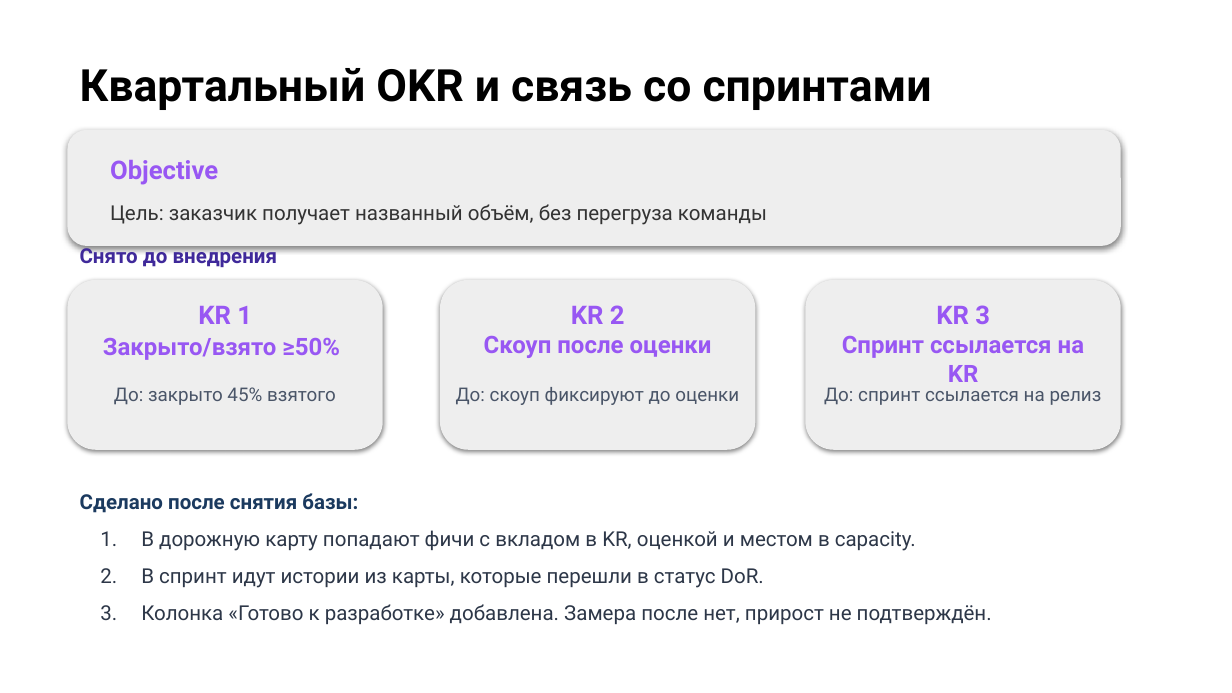
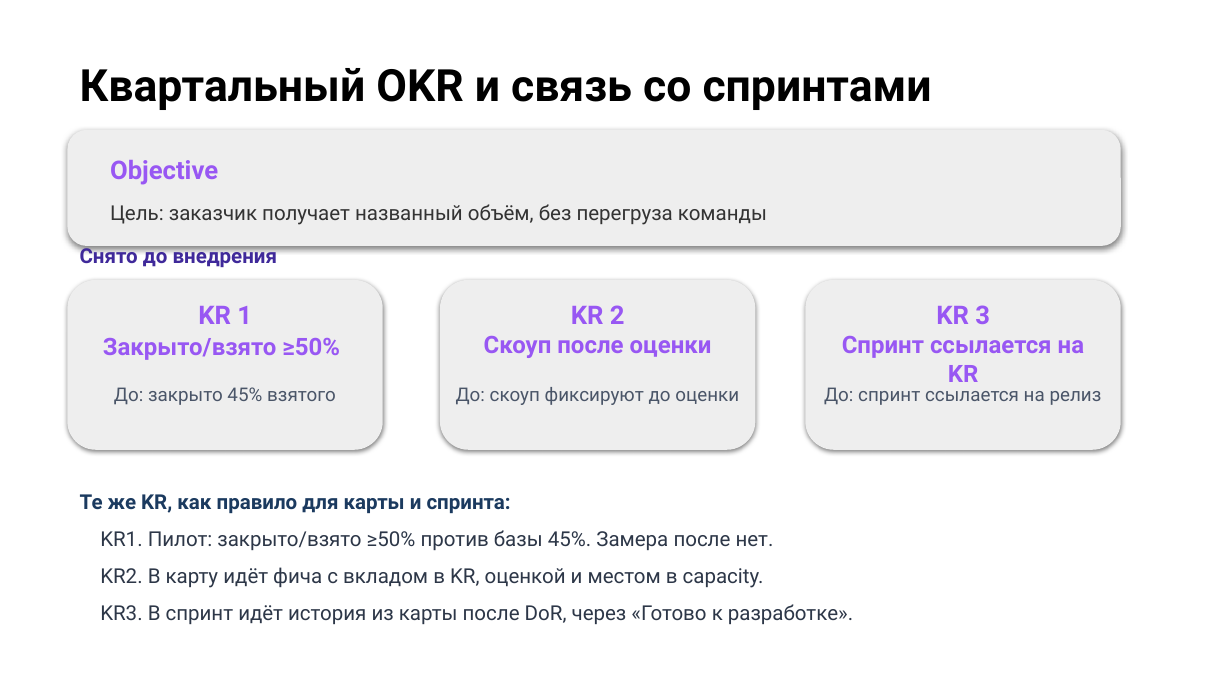
Before and after one commit to camelot270/otus_work, a slide deck: slide 18 of docs/Защита проекта. Петров Н.И..pptx. Drawn at 1232x693 pixels with LibreOffice and Linux fonts; fonts in the diff are those of the drawing; background and template pictures are left out. Boxes give left, top, right and bottom in pixels: in the first picture for what was removed or moved away, otherwise in the second. Text is boxed around its words. In the diff, an @@ line names an element or a change of style, - is before the commit and + after.

```diff
--- a/docs/Защита проекта. Петров Н.И..pptx
+++ b/docs/Защита проекта. Петров Н.И..pptx
@@ text at (80,494,853,624): text changed @@
-Сделано после снятия базы:
-1. В дорожную карту попадают фичи с вкладом в KR, оценкой и местом в capacity.
-2. В спринт идут истории из карты, которые перешли в статус DoR.
-3. Колонка «Готово к разработке» добавлена. Замера после нет, прирост не подтверждён.
+Те же KR, как правило для карты и спринта:
+KR1. Пилот: закрыто/взято ≥50% против базы 45%. Замера после нет.
+KR2. В карту идёт фича с вкладом в KR, оценкой и местом в capacity.
+KR3. В спринт идёт история из карты после DoR, через «Готово к разработке».
```
